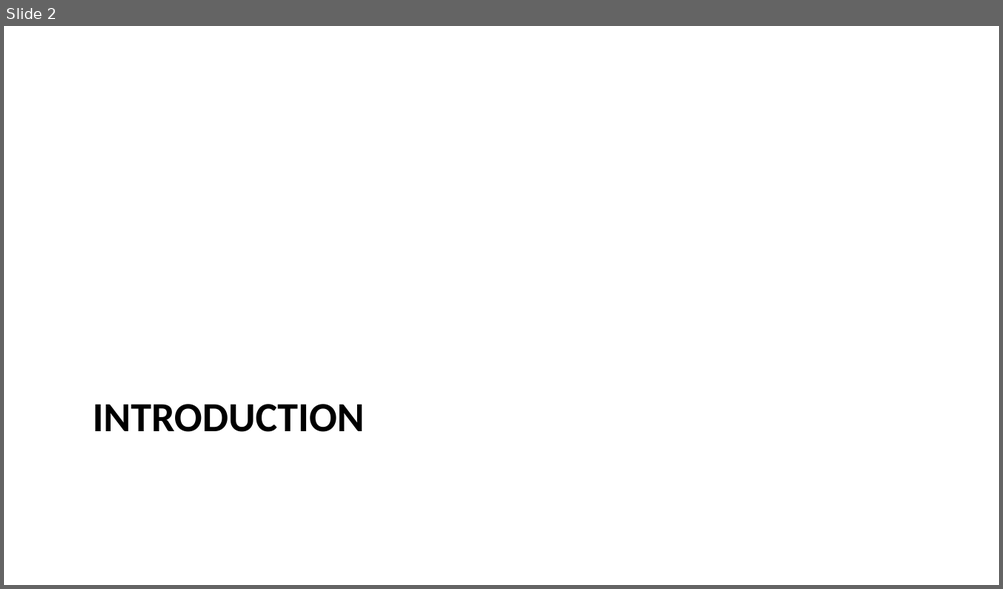
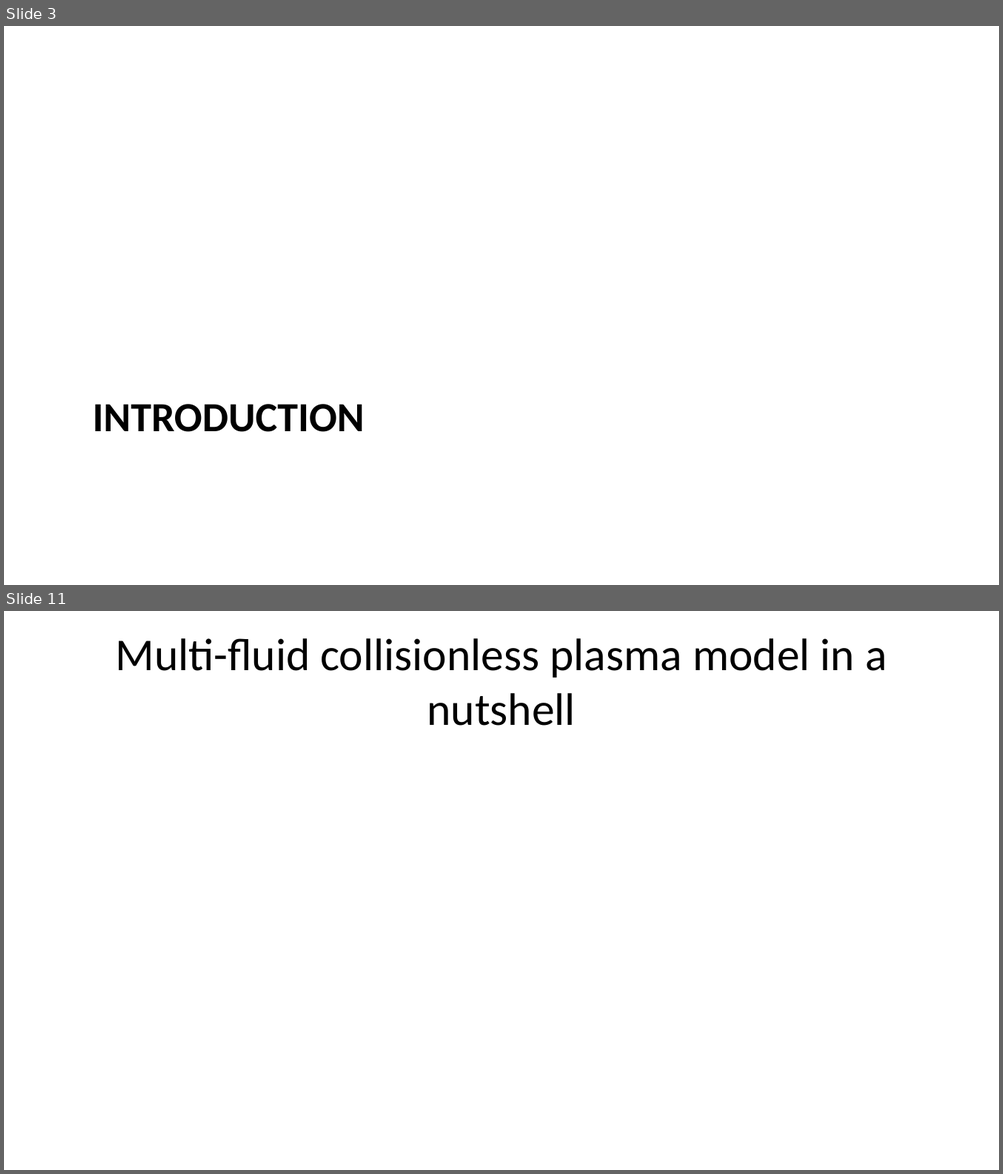
Before and after one commit to Beforerr/cs_theory, a slide deck: presentations/index.pptx. Shown one above the other, each under a label of ours: slide 2 before the commit, slides 3 and 11 after it; the slides between them are not shown. The pictures are 1003x589 and 1003x1174 pixels, drawn with LibreOffice and Linux fonts; fonts in the diff are those of the drawing. Boxes give left, top, right and bottom in pixels: in the first picture for what was removed or moved away, otherwise in the second. Text is boxed around its words. In the diff, an @@ line names an element or a change of style, - is before the commit and + after.

```diff
--- a/presentations/index.pptx
+++ b/presentations/index.pptx
@@ slide 11 added at (4,611,999,1170), background #FFFFFF @@
@@ title added at (115,638,887,726), 33 pt, text #000000 @@
+Multi-fluid collisionless plasma model in a nutshell
@@ what was slide 2 is now slide 3 @@
```
Also in this commit, not shown: 6 slides changed, 20 other slides added, 4 slides removed, 4 other files.
